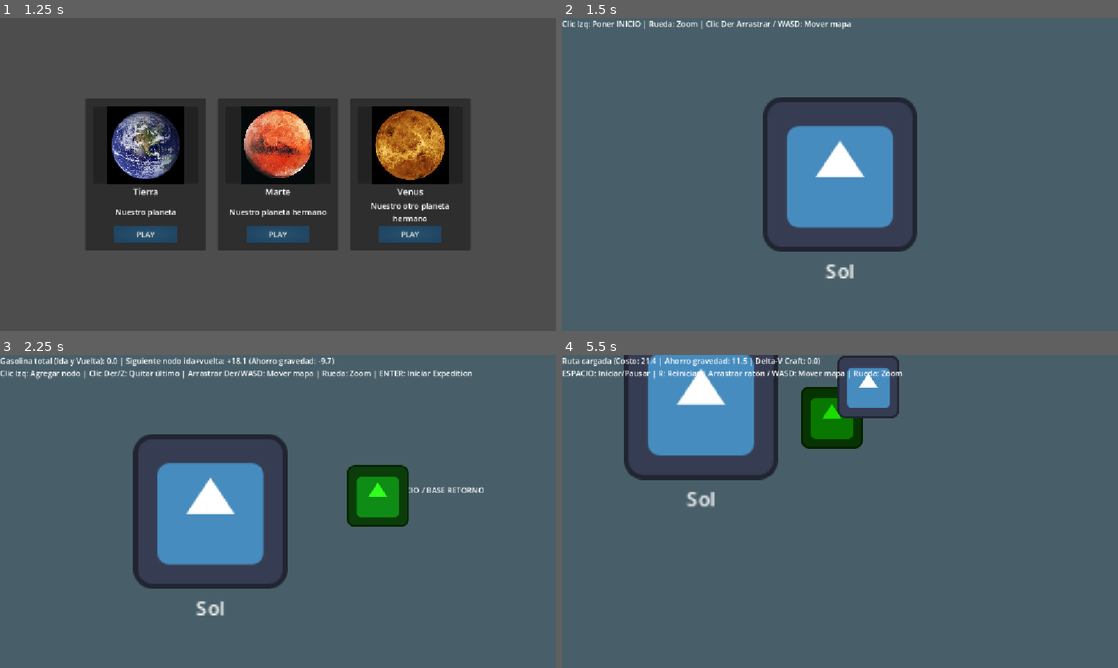
Above: before the commit, frames 1-4 (two rows, left to right).
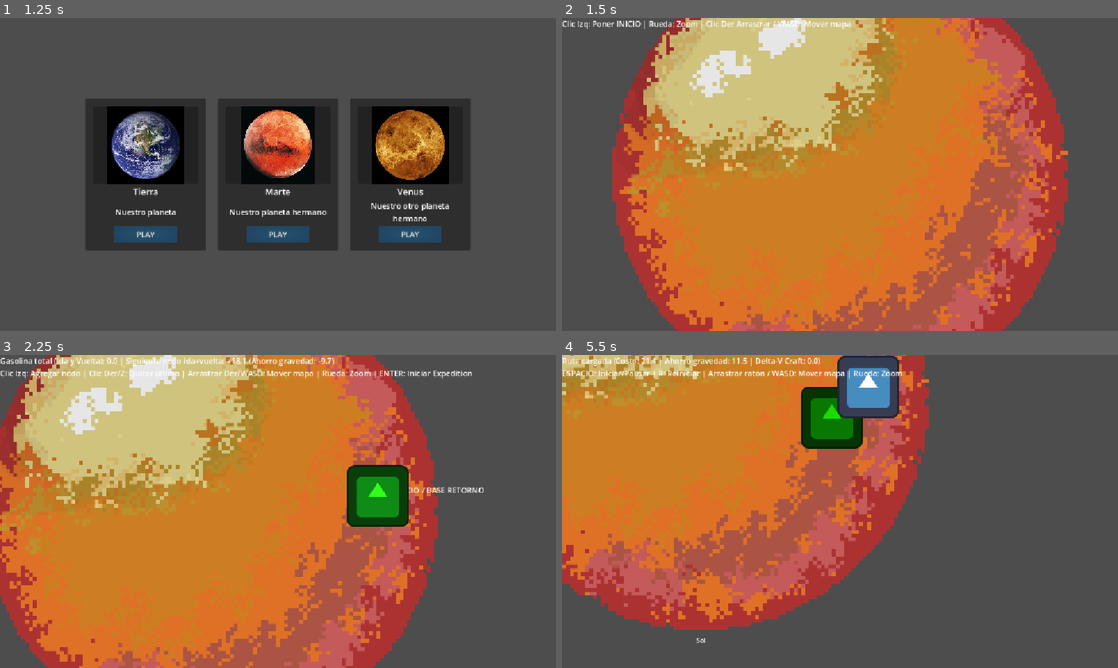
Above: after the commit, the same moments.

Repository: Buwwet/catspace-NASA26
Game: Godot game, scene res://src/main.tscn
Two runs of this game, one before a commit and one after it. Both use one fixed random seed, a clock stepped at 60 frames per second and the inputs below. The engine's default icon, where the game draws it, is replaced by a stand-in: a white triangle on a blue panel in a dark square.
Inputs (mouse positions are in pixels of both pictures, inside the frame that each line leads up to):
- Up to frame 1 (1.25 s): click "Jugar" at 0.5 s
- Up to frame 2 (1.5 s): click "PLAY" at 1.25 s
- Up to frame 3 (2.25 s): tap Enter at 2 s; move the mouse to (400, 495) at 2.02 s; hold D from 2.03 s (still down); tap Z at 2.1 s; click (400, 495) at 2.17 s
- Up to frame 4 (5.5 s): tap Space at 2.27, 3.5 s; release D at 2.75 s; drag from (728, 527) to (600, 511) at 2.77 s; move the mouse to (895, 442) at 3.52 s; hold D 3.53-4.25 s; tap Enter at 3.6, 5 s; click "NEXT" at 4.25 s; drag from (812, 574) to (673, 464) at 5.02 s

Frame 1 is identical in both runs. In frame 2, 100% of the frame differs, in the area x 0-100%, y 0-100%; in frame 3, 97%; in frame 4, 96%.

Commit message:
Imagenes planetas

Diff:
--- a/src/World/Planet.gd
+++ b/src/World/Planet.gd
@@ -11,7 +11,7 @@
 @export_category("Gravity")
 @export var gravity_radius: float = 240.0:
 	set(value):
-		gravity_radius = maxf(10.0, value)
+		gravity_radius = maxf(15.0, value)
 		_sync_collision_shape()
 		queue_redraw()
 
--- a/src/World/Planet.tscn
+++ b/src/World/Planet.tscn
@@ -4,11 +4,13 @@
 [ext_resource type="Texture2D" uid="uid://dkjvucxfne3t2" path="res://icon.svg" id="2_7376c"]
 
 [sub_resource type="CircleShape2D" id="CircleShape2D_g4v7s"]
+radius = 240.0
 
 [node name="Planet" type="Node2D" unique_id=1181764745]
 script = ExtResource("1_1xla8")
 
 [node name="Sprite2d" type="Sprite2D" parent="." unique_id=52298047]
+scale = Vector2(0.2, 0.2)
 texture = ExtResource("2_7376c")
 
 [node name="GravityArea" type="Area2D" parent="." unique_id=579027689]
@@ -17,5 +19,8 @@
 shape = SubResource("CircleShape2D_g4v7s")
 
 [node name="NameLabel" type="Label" parent="." unique_id=712272868]
-offset_right = 40.0
-offset_bottom = 23.0
+offset_left = -20.0
+offset_top = 68.0
+offset_right = 20.0
+offset_bottom = 91.0
+text = "Planeta"
--- a/src/World/SolarSystemMap.tscn
+++ b/src/World/SolarSystemMap.tscn
@@ -3,6 +3,10 @@
 [ext_resource type="Script" uid="uid://p6hlgk1gryvv" path="res://src/World/SolarSystemMap.gd" id="1_tn8am"]
 [ext_resource type="Script" uid="uid://devan5tdgo476" path="res://src/World/Planet.gd" id="2_4pagi"]
 [ext_resource type="Script" uid="uid://b52x5jxvpjshc" path="res://src/World/MapCamera.gd" id="3_4pagi"]
+[ext_resource type="Texture2D" uid="uid://vqutsuoub5kp" path="res://assets/planets/Sol.png" id="3_84kus"]
+[ext_resource type="Texture2D" uid="uid://dse17chw13yjg" path="res://assets/planets/Tierra.png" id="4_uximr"]
+[ext_resource type="Texture2D" uid="uid://cakv73epujnhr" path="res://assets/planets/Marte.png" id="5_ek0hg"]
+[ext_resource type="Texture2D" uid="uid://bwvbf70wbsukb" path="res://assets/planets/Saturno.png" id="6_cwp8f"]
 
 [node name="SolarSystemMap" type="Node2D" unique_id=1187563552]
 script = ExtResource("1_tn8am")
@@ -10,10 +14,11 @@
 [node name="Planets" type="Node2D" parent="." unique_id=1217241727]
 
 [node name="Sol" type="Node2D" parent="Planets" unique_id=315805029]
-scale = Vector2(2.5, 2.5)
+scale = Vector2(0.8, 0.8)
 script = ExtResource("2_4pagi")
 planet_name = "Sol"
 gravity_radius = 420.0
+planet_img = ExtResource("3_84kus")
 metadata/_custom_type_script = "uid://devan5tdgo476"
 
 [node name="Tierra" type="Node2D" parent="Planets" unique_id=1386138262]
@@ -21,6 +26,8 @@
 script = ExtResource("2_4pagi")
 planet_name = "Tierra"
 gravity_radius = 420.0
+fuel_discount_ratio = 0.3
+planet_img = ExtResource("4_uximr")
 metadata/_custom_type_script = "uid://devan5tdgo476"
 
 [node name="Marte" type="Node2D" parent="Planets" unique_id=203360499]
@@ -28,14 +35,15 @@
 script = ExtResource("2_4pagi")
 planet_name = "Marte"
 gravity_radius = 420.0
+planet_img = ExtResource("5_ek0hg")
 metadata/_custom_type_script = "uid://devan5tdgo476"
 
 [node name="Jupiter" type="Node2D" parent="Planets" unique_id=1919248062]
 position = Vector2(2700, 650)
-scale = Vector2(1.8, 1.8)
 script = ExtResource("2_4pagi")
 planet_name = "Jupiter"
 gravity_radius = 420.0
+planet_img = ExtResource("6_cwp8f")
 metadata/_custom_type_script = "uid://devan5tdgo476"
 
 [node name="MapCamera" type="Camera2D" parent="." unique_id=1897073190]
Binary file added: assets/cats/Orange_cat_Meawricio.png
Not shown, added: assets/cats/Orange_cat_Meawricio.png.import
Binary file added: assets/cats/White_cat_Mewomi.png
Not shown, added: assets/cats/White_cat_Mewomi.png.import
Binary file added: assets/planets/Jupiter.png
Not shown, added: assets/planets/Jupiter.png.import
Binary file added: assets/planets/Marte.png
Not shown, added: assets/planets/Marte.png.import
Binary file added: assets/planets/Mercurio.png
Not shown, added: assets/planets/Mercurio.png.import
Binary file added: assets/planets/Neptuno.png
Not shown, added: assets/planets/Neptuno.png.import
(and 10 more such lines)
